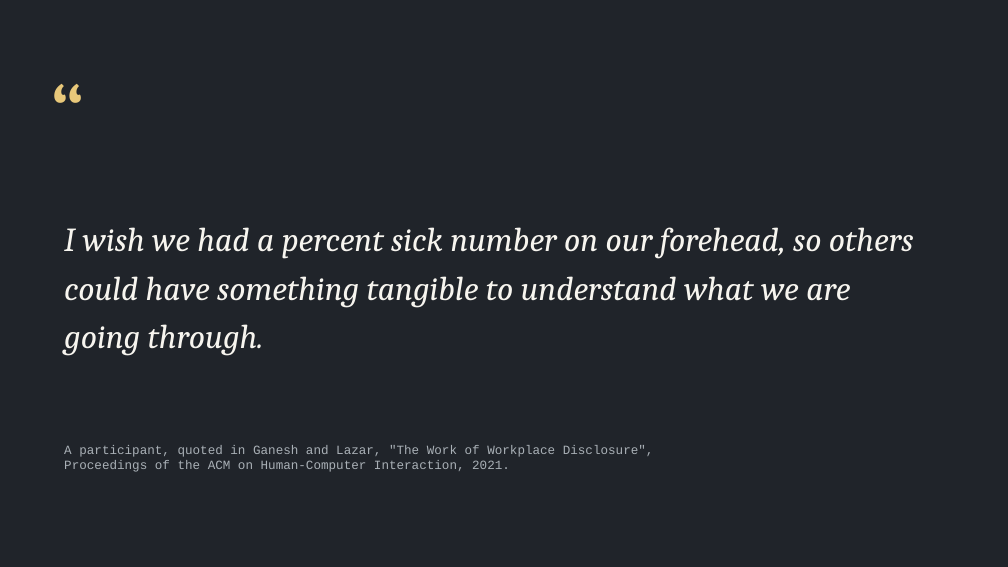
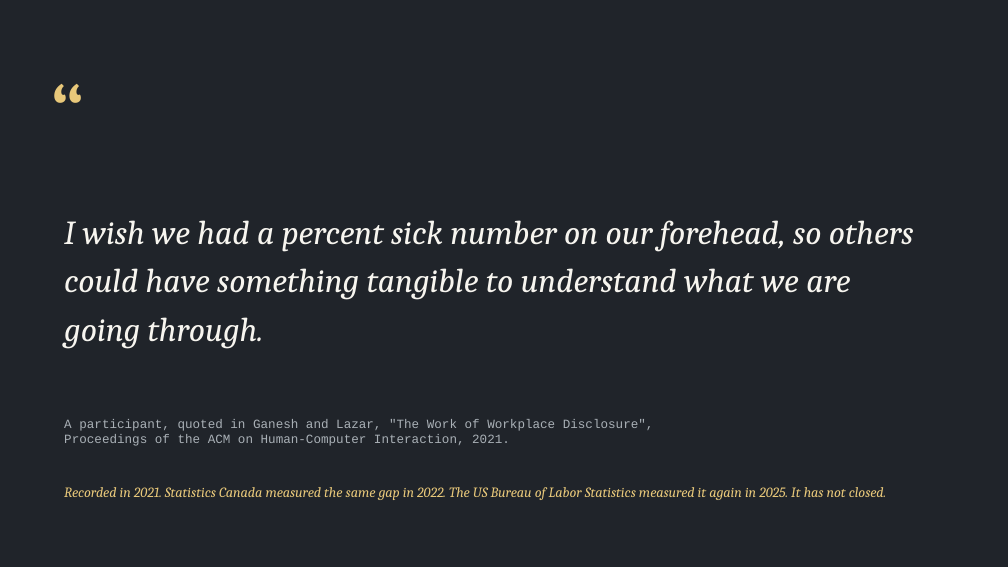
Before and after one commit to parthsevak2/curb-cut, a slide deck: slide 2 of submission/Curb-Cut.pptx. Drawn at 1008x567 pixels with LibreOffice and Linux fonts; fonts in the diff are those of the drawing. Boxes give left, top, right and bottom in pixels: in the first picture for what was removed or moved away, otherwise in the second. Text is boxed around its words. In the diff, an @@ line names an element or a change of style, - is before the commit and + after.

```diff
--- a/submission/Curb-Cut.pptx
+++ b/submission/Curb-Cut.pptx
@@ text "I wish we had a ...": place and size @@
-text "I wish we had a ..." at [64,227,914,356]
+text "I wish we had a ..." at [64,220,914,349]
@@ text "A participant, quoted in Ganesh ...": place and size @@
-text "A participant, quoted in Ganesh ..." at [64,445,654,472]
+text "A participant, quoted in Ganesh ..." at [64,419,654,446]
@@ text added at [64,487,886,500], 13.5 pt, text #E8C87A, italic @@
+Recorded in 2021. Statistics Canada measured the same gap in 2022. The US Bureau of Labor Statistics measured it again in 2025. It has not closed.
```
Also in this commit, not shown: 1 other slide changed, 3 other files.
